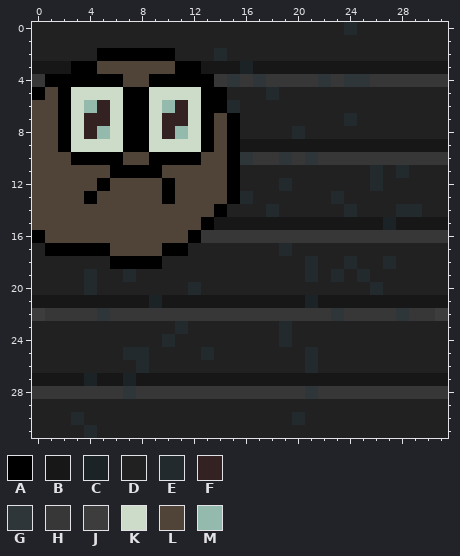
Pixel-art file: SpritesCambiar/Piso2.ase. Above, as it was before the edit.
32x32 pixels, 1 frame. Colours within 5 levels of each other are drawn and written as one.
Palette (. is transparent): A #000000  B #171717  C #1b2327  D #212121  E #222a2e  F #342121  G #2e363a  H #373737  J #3d3d3d  K #ccdcc9  L #504338  M #93baad
After:
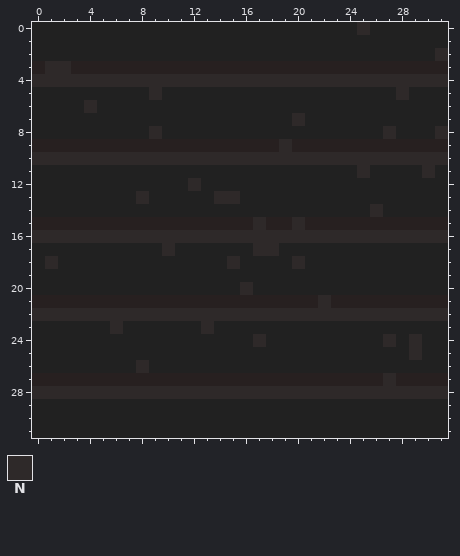
Colours new in this view: N #2e2929
From old to new:
layer "Rocoso" added
layer "Layer 3" now hidden
layer "Pou Aplastado" now hidden
colour B: #171717 -> #272020
Changed rows in their new state; - is a pixel that keeps its letter.
first column x 0:
 0 ------------------------DN------
 2 -----DDDDDD---D----------------N
 3 -NNBBBBBBBBBB---B---------------
 4 NNNNNNNNNNNNNNNNNNNNNNNNNNNNNNNN
 5 DDDDDDDDDNDDDDD---D---------N---
 6 DDDDNDDDDDDDDDDD----------------
 7 DDDDDDDDDDDDDDDD----N---D-------
 8 DDDDDDDDDNDDDDDD----D------N---N
 9 BBBBBBBBBBBBBBBB---N------------
10 NNNNNNNNNNNNNNNNNNNNNNNNNNNNNNNN
11 DDDDDDDDDDDDDDDD---------ND-D-N-
12 DDDDDDDDDDDDNDDD---D------D-----
13 DDDDDDDDNDDDDDNND------D--------
14 DDDDDDDDDDDDDDD---D-----D-N-DD--
15 BBBBBBBBBBBBBB---N--N------B----
16 NNNNNNNNNNNNNNNNNNNNNNNNNNNNNNNN
17 -DDDDDDDDDND-----NND------------
18 -N----DDDD-----N----ND--D--D----
19 ----D--D-------------D-D-D------
20 ----D-------D---N---------D-----
21 ---------B-----------BN---------
22 NNNNNNNNNNNNNNNNNNNNNNNNNNNNNNNN
23 ------N----D-N-----D------------
24 ----------D------N-D-------N-N--
25 -------DD----D-------D-------N--
26 --------N------------D----------
27 ----B--B-------------------N----
28 NNNNNNNNNNNNNNNNNNNNNNNNNNNNNNNN
30 ---D----------------D-----------
31 ----D---------------------------
Boxes around the changes in both pictures, in picture pixels (x1, y1, x2, y2):
changed: (32, 22, 448, 438)
